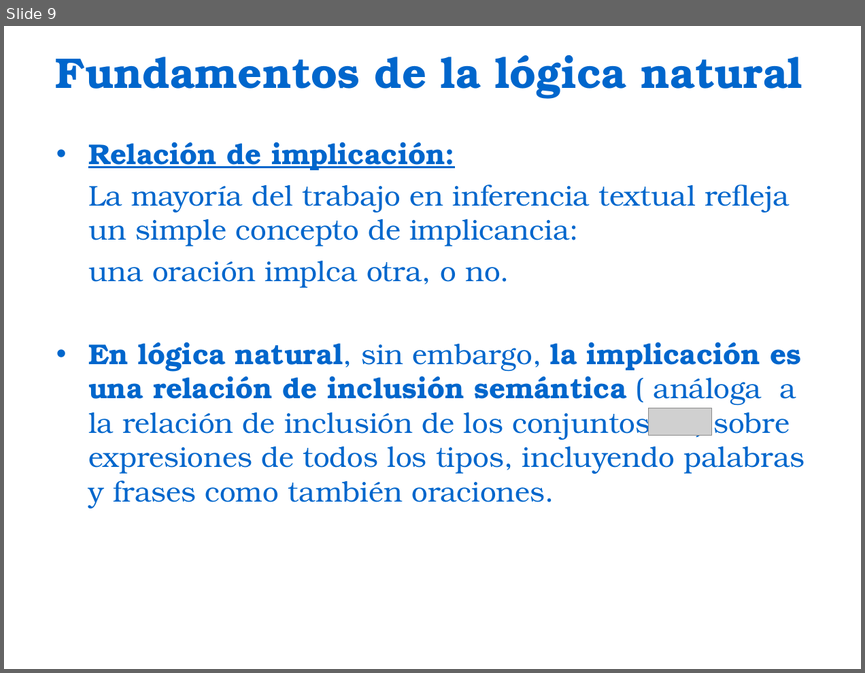
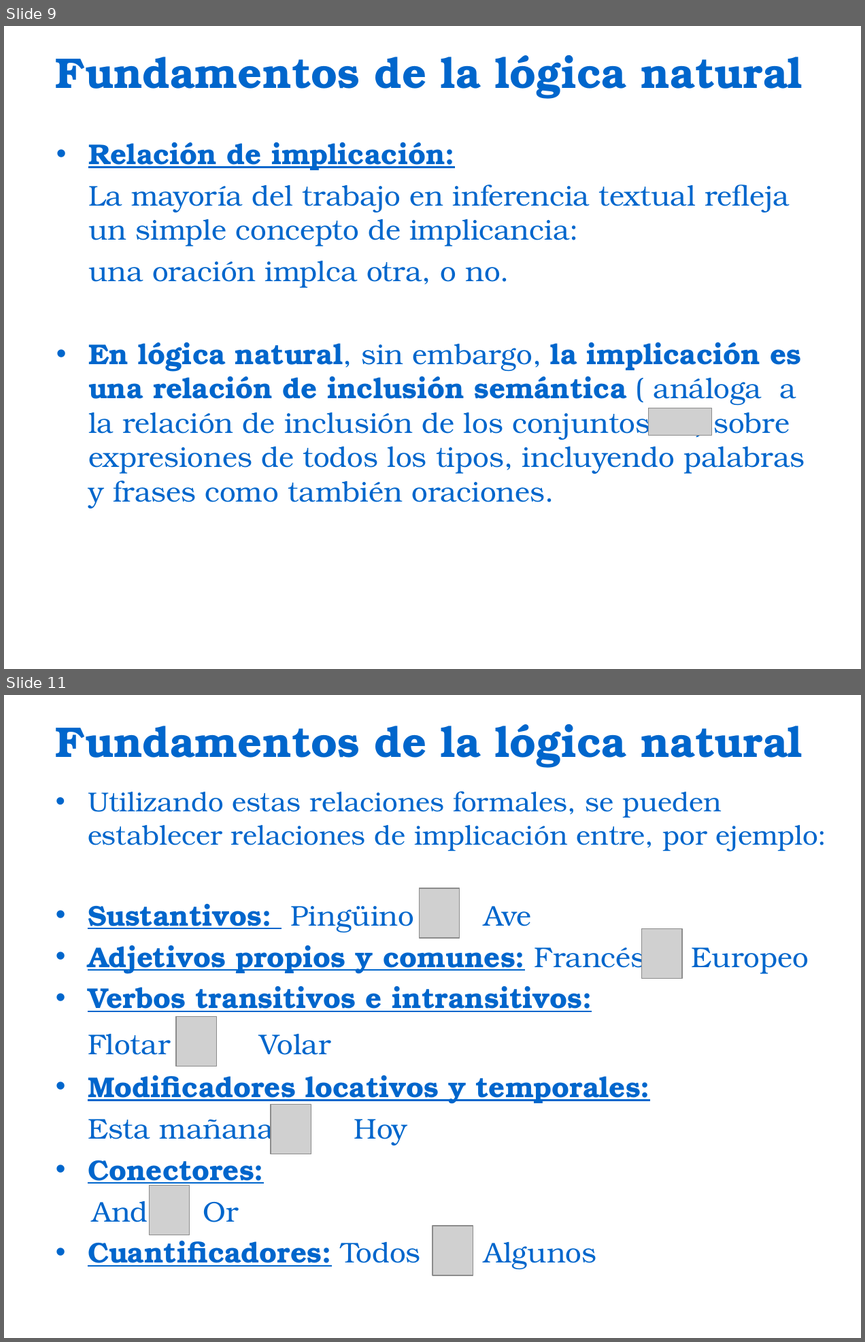
Before and after one commit to bestiapop/tangerine, a slide deck: Natural Logic for Textual Inference.ppt. Shown one above the other, each under a label of ours: slide 9 before the commit, slides 9 and 11 after it; the slides between them are not shown. The pictures are 865x673 and 865x1342 pixels, drawn with LibreOffice and Linux fonts; fonts in the diff are those of the drawing; grey boxes stand for pictures; background and template pictures are left out. Boxes give left, top, right and bottom in pixels: in the first picture for what was removed or moved away, otherwise in the second. Text is boxed around its words. In the diff, an @@ line names an element or a change of style, - is before the commit and + after.

```diff
--- a/Natural Logic for Textual Inference.ppt
+++ b/Natural Logic for Textual Inference.ppt
@@ slide 11 added at [4,695,861,1338], background picture (left out) @@
@@ title added at [55,724,802,768], 36 pt, text #0066CC, bold @@
+Fundamentos de la lógica natural
@@ text added at [88,791,827,1269], 24 pt, text #0066CC @@
+• Utilizando estas relaciones formales, se pueden establecer relaciones de implicación entre, por ejemplo:
+• Sustantivos: Pingüino Ave
+• Adjetivos propios y comunes: Francés Europeo
+• Verbos transitivos e intransitivos:
+Flotar Volar
+• Modificadores locativos y temporales:
+Esta mañana Hoy
+• Conectores:
+And Or
+• Cuantificadores: Todos Algunos
@@ picture added at [419,888,459,938] @@
@@ picture added at [641,929,682,979] @@
@@ picture added at [176,1016,216,1066] @@
@@ picture added at [271,1104,311,1153] @@
@@ picture added at [149,1185,189,1235] @@
@@ picture added at [432,1225,473,1275] @@
```
Also in this commit, not shown: 3 slides changed, 8 other slides added, 2 slides removed.
